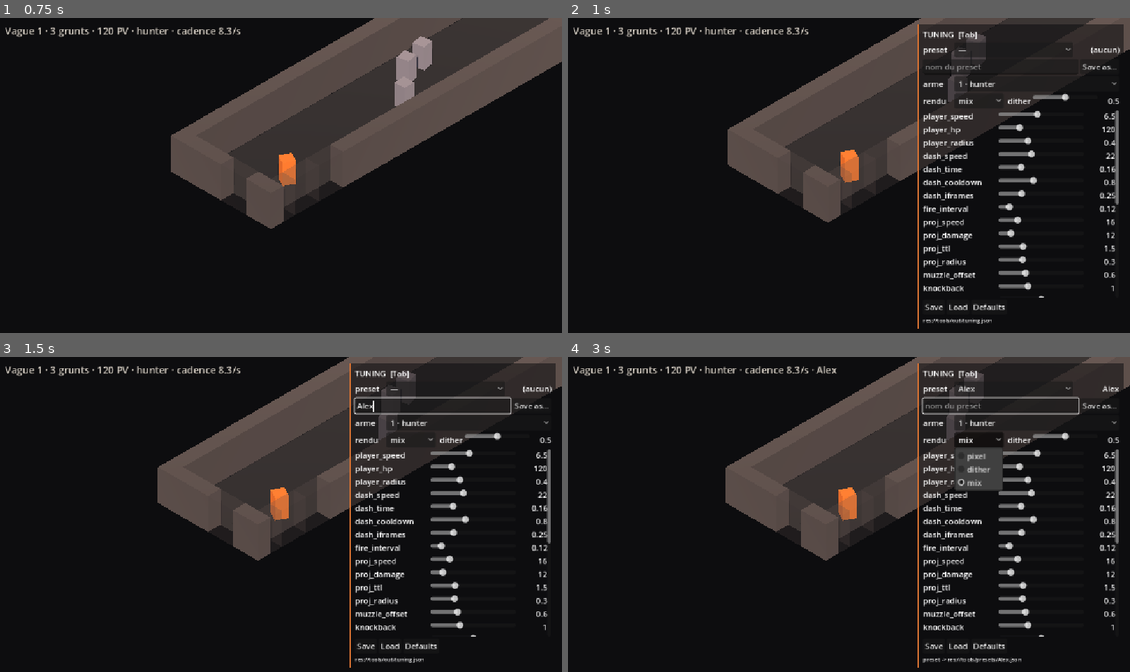
Above: before the commit, frames 1-4 (two rows, left to right).
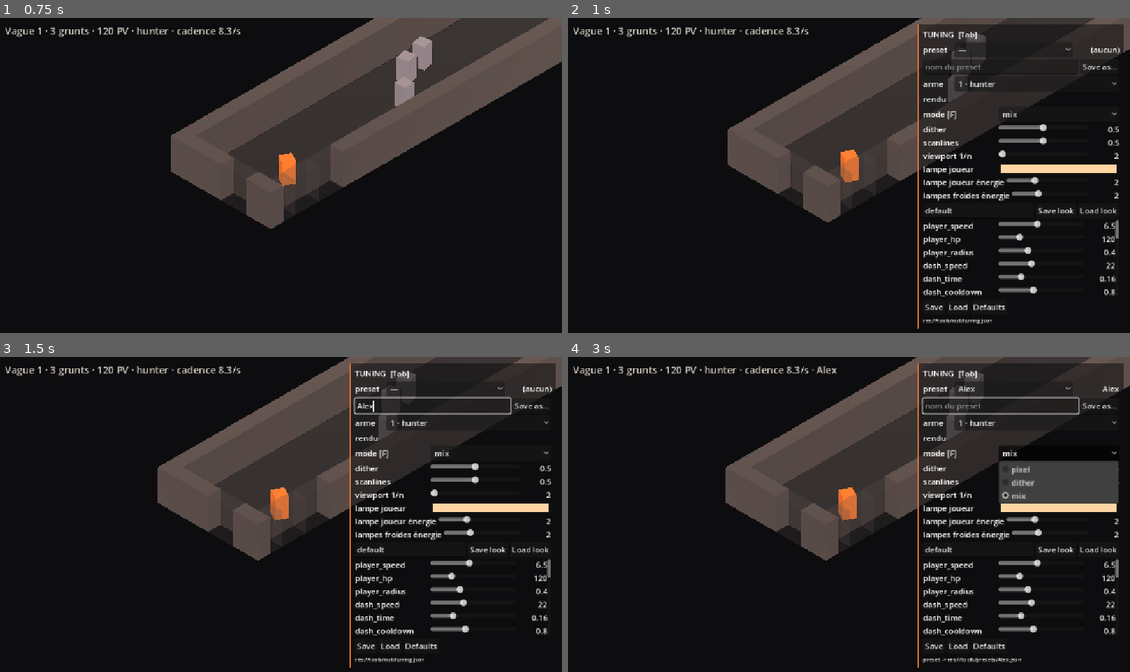
Above: after the commit, the same moments.

Repository: lelabodetho/strate
Game: Godot game, scene res://scenes/test/harness.tscn
Same seed, same stepped clock (60 frames per second), same inputs: the game is played once before the commit and once after it.
Inputs (mouse positions are in pixels of both pictures, inside the frame that each line leads up to):
- Up to frame 1 (0.75 s): tap Enter at 0.5 s; move the mouse to (404, 159) at 0.52 s; hold D (move_right) from 0.53 s (still down); tap F at 0.6 s
- Up to frame 2 (1 s): keep holding D (move_right); tap Tab at 0.8 s
- Up to frame 3 (1.5 s): release D (move_right) at 1.25 s; click (432, 404) at 1.27 s; type "Alex" at 1.35 s
- Up to frame 4 (3 s): click "Save as…" at 2 s; click "mix" at 2.75 s

Frame 1 is identical in both runs. In frame 2, 5.1% of the frame differs, in the area x 63-99%, y 23-89%; in frame 3, 5.0%; in frame 4, 8.3%.

Commit message:
Look presets: render settings in the panel, saved as look_<name>.json
Look (src/view/look.gd, view-side): filter mode, dither, scanlines, viewport
scale 1/2..1/4, player light colour and energy, cold lights energy. The
"rendu" block of the tuning panel edits it (one row per value, colour
picker for the lamp), Save look / Load look write and read
tools/presets/look_<name>.json; render_test loads look_default.json at
startup when it exists, --look=<name> picks another. GameState holds the
Look instead of two ad-hoc render fields; render_test.gd applies it every
frame to the shaders, the containers' stretch_shrink and the lights in both
worlds. Scanlines are a shader uniform now, applied in every mode (0 = off,
0.5 = the mix preview's 0.86). Nothing in the sim.

Also commits Tho's brief update closing J2c.

Co-Authored-By: Claude Fable 5.1 <noreply@anthropic.com>

Diff:
--- a/scenes/test/render_test.gd
+++ b/scenes/test/render_test.gd
@@ -22,6 +22,8 @@
 @onready var occluder: LevelView = $EntityContainer/EntityVP/Occluder
 @onready var world_view: WorldView = $EntityContainer/EntityVP/WorldView
 @onready var player_lights: Array[OmniLight3D] = [$WorldContainer/WorldVP/PlayerLight, $EntityContainer/EntityVP/PlayerLight]
+@onready var cold_lights: Array[OmniLight3D] = [$WorldContainer/WorldVP/RoomLightA, $WorldContainer/WorldVP/RoomLightB,
+	$EntityContainer/EntityVP/RoomLightA, $EntityContainer/EntityVP/RoomLightB]
 @onready var input: PlayerInput = $PlayerInput
 @onready var tuning_panel: TuningPanel = $TuningPanel
 
@@ -35,7 +37,7 @@
 	world_view.sync(w)
 	cam.position = _cam_target()
 	_sync_cameras()
-	_apply_filter()
+	_apply_look()
 	GameState.capturing.connect(_dump_viewports)
 
 ## Capture mode: the raw low-res world and entity viewports, before the filter.
@@ -56,14 +58,26 @@
 	entity_cam.near = cam.near
 	entity_cam.far = cam.far
 
-func _apply_filter() -> void:
+## Push GameState.look onto the shaders, the viewports and the lights.
+func _apply_look() -> void:
+	var look: Look = GameState.look
 	var m := world_container.material as ShaderMaterial
-	m.set_shader_parameter("mode", GameState.RENDER_MODES.find(GameState.render_mode))
-	m.set_shader_parameter("dither_strength", GameState.render_dither)
+	m.set_shader_parameter("mode", look.mode_index())
+	m.set_shader_parameter("dither_strength", look.dither)
+	m.set_shader_parameter("scanlines", look.scanlines)
 	var e := entity_container.material as ShaderMaterial
 	e.set_shader_parameter("mode", 0)
+	e.set_shader_parameter("scanlines", look.scanlines)
 	e.set_shader_parameter("key_transparent", true)
 	e.set_shader_parameter("key_color", LevelView.KEY_COLOR)
+	for c in [world_container, entity_container]:
+		if c.stretch_shrink != look.viewport_scale:
+			c.stretch_shrink = look.viewport_scale
+	for l in player_lights:
+		l.light_color = look.player_light_color
+		l.light_energy = look.player_light_energy
+	for l in cold_lights:
+		l.light_energy = look.cold_light_energy
 
 func _process(dt: float) -> void:
 	cam.position = cam.position.lerp(_cam_target(), 1.0 - exp(-CAM_SMOOTH * dt))
@@ -72,7 +86,7 @@
 	if p != null:
 		for l in player_lights:
 			l.position = Vector3(p.pos.x, PLAYER_LIGHT_HEIGHT, p.pos.y)
-	_apply_filter()
+	_apply_look()
 
 func _physics_process(dt: float) -> void:
 	GameState.paused = tuning_panel.is_open()
--- a/src/game_state.gd
+++ b/src/game_state.gd
@@ -18,12 +18,12 @@
 ##   --reset=<frame>       call reset_waves() on that capture frame
 ##   --drop=x,z            put a servo_trigger on the floor at start (tests the pickup flow)
 ##   --weapon=<name>       hunter | brute | technomancer
+##   --look=<name>         render_test only: load tools/presets/look_<name>.json (default: "default")
 ##   --mode=<name>         render_test only: pixel | dither | mix (tools/snap.sh picks that scene)
 ##   --dither=<f>          render_test only: dither strength 0..1
 ##   --preset=<name>       apply tools/presets/<name>.json at start
 
 const TUNING_PATH := "res://tools/out/tuning.json"
-const RENDER_MODES := ["pixel", "dither", "mix"]
 const PRESET_DIR := "res://tools/presets"
 
 var world: SimWorld
@@ -31,10 +31,10 @@
 var paused: bool = false   # set by the scene while the tuning panel is open; the sim does not step
 var preset_name: String = ""   # last preset applied or saved; "" = none
 var preset_dirty: bool = false # a slider moved since the preset was applied
-# Render test settings (not sim tuning): the filter mode of the world layer and the dither
-# strength. The panel edits them, F cycles the mode, render_test.gd applies them.
-var render_mode: String = "mix"
-var render_dither: float = 0.5
+# Render test look (not sim tuning): filter, scanlines, viewport scale, lights. The panel
+# edits it, F cycles the mode, render_test.gd applies it every frame.
+var look := Look.new()
+var look_name: String = Look.DEFAULT_NAME
 var render_scene: bool = false   # set by render_test.gd so the HUD shows the mode
 var _args: Dictionary = {}
 var _frames_left: int = -1
@@ -57,10 +57,12 @@
 	_args = _parse_args()
 	var seed := int(_args.get("seed", "1"))
 	debug = _args.has("debug")
-	if _args.has("mode") and RENDER_MODES.has(String(_args["mode"])):
-		render_mode = String(_args["mode"])
+	look_name = String(_args.get("look", Look.DEFAULT_NAME))
+	look.load_file(Look.path(look_name))
+	if _args.has("mode"):
+		look.apply({"mode": String(_args["mode"])})
 	if _args.has("dither"):
-		render_dither = clampf(float(_args["dither"]), 0.0, 1.0)
+		look.apply({"dither": float(_args["dither"])})
 	# Reference gameplay values live in tools/out/tuning.json; defaults otherwise.
 	world = SimWorld.new(seed, null, SimTuning.load_file(TUNING_PATH))
 	if _args.has("preset"):
@@ -195,15 +197,22 @@
 func set_weapon(name: String) -> void:
 	world.set_weapon(name)
 
-func set_render_mode(name: String) -> void:
-	if RENDER_MODES.has(name):
-		render_mode = name
-
 func cycle_render_mode() -> void:
-	render_mode = RENDER_MODES[(RENDER_MODES.find(render_mode) + 1) % RENDER_MODES.size()]
-
-func set_render_dither(v: float) -> void:
-	render_dither = clampf(v, 0.0, 1.0)
+	look.mode = Look.MODES[(look.mode_index() + 1) % Look.MODES.size()]
+
+func save_look(name: String) -> bool:
+	name = name.strip_edges().validate_filename()
+	if name.is_empty():
+		return false
+	look_name = name
+	return look.save_file(Look.path(name))
+
+func load_look(name: String) -> bool:
+	name = name.strip_edges().validate_filename()
+	if name.is_empty():
+		return false
+	look_name = name
+	return look.load_file(Look.path(name))
 
 func reset_tuning() -> void:
 	world.tuning = SimTuning.new()
--- a/src/ui/hud.gd
+++ b/src/ui/hud.gd
@@ -68,7 +68,7 @@
 	if not preset.is_empty():
 		line += " · " + preset
 	if GameState.render_scene:
-		line += " · rendu %s [F]" % GameState.render_mode
+		line += " · rendu %s [F]" % GameState.look.mode
 	_wave_label.text = line
 	var lines := PackedStringArray()
 	for it in w.picked_items:
--- a/src/ui/tuning_panel.gd
+++ b/src/ui/tuning_panel.gd
@@ -16,8 +16,10 @@
 var _save_as_name: LineEdit
 var _weapons: OptionButton
 var _modes: OptionButton
-var _dither: HSlider
-var _dither_value: Label
+var _look_sliders: Dictionary = {}  # key -> HSlider
+var _look_values: Dictionary = {}   # key -> Label
+var _look_color: ColorPickerButton
+var _look_name: LineEdit
 
 func _ready() -> void:
 	layer = 10
@@ -89,37 +91,54 @@
 	_weapons.item_selected.connect(func(i: int): GameState.set_weapon(WeaponProfile.NAMES[i]))
 	weapon_row.add_child(_weapons)
 
-	# Render filter (render_test scene only; F cycles the mode). Not part of the sim tuning.
-	var render_row := HBoxContainer.new()
-	vbox.add_child(render_row)
-	var render_title := Label.new()
-	render_title.text = "rendu"
-	render_title.custom_minimum_size.x = 60
-	render_row.add_child(render_title)
+	# Look (render_test scene only; F cycles the mode). View-side settings, not sim tuning:
+	# filter mode, dither, scanlines, viewport scale, lights. Saved as tools/presets/look_<name>.json.
+	var look_title := Label.new()
+	look_title.text = "rendu"
+	vbox.add_child(look_title)
+	var mode_row := HBoxContainer.new()
+	vbox.add_child(mode_row)
+	var mode_title := Label.new()
+	mode_title.text = "mode [F]"
+	mode_title.custom_minimum_size.x = ROW_LABEL_W
+	mode_row.add_child(mode_title)
 	_modes = OptionButton.new()
-	_modes.custom_minimum_size.x = 100
+	_modes.size_flags_horizontal = Control.SIZE_EXPAND_FILL
 	_modes.focus_mode = Control.FOCUS_NONE
-	for i in GameState.RENDER_MODES.size():
-		_modes.add_item(GameState.RENDER_MODES[i], i)
-	_modes.item_selected.connect(func(i: int): GameState.set_render_mode(GameState.RENDER_MODES[i]))
-	render_row.add_child(_modes)
-	var dither_title := Label.new()
-	dither_title.text = " dither"
-	render_row.add_child(dither_title)
-	_dither = HSlider.new()
-	_dither.min_value = 0.0
-	_dither.max_value = 1.0
-	_dither.step = 0.05
-	_dither.size_flags_horizontal = Control.SIZE_EXPAND_FILL
-	_dither.focus_mode = Control.FOCUS_NONE
-	_dither.value_changed.connect(func(v: float):
-		GameState.set_render_dither(v)
-		_dither_value.text = _fmt(v))
-	render_row.add_child(_dither)
-	_dither_value = Label.new()
-	_dither_value.custom_minimum_size.x = 40
-	_dither_value.horizontal_alignment = HORIZONTAL_ALIGNMENT_RIGHT
-	render_row.add_child(_dither_value)
+	for i in Look.MODES.size():
+		_modes.add_item(Look.MODES[i], i)
+	_modes.item_selected.connect(func(i: int): GameState.look.mode = Look.MODES[i])
+	mode_row.add_child(_modes)
+	_look_slider(vbox, "dither", "dither")
+	_look_slider(vbox, "scanlines", "scanlines")
+	_look_slider(vbox, "viewport_scale", "viewport 1/n")
+	var color_row := HBoxContainer.new()
+	vbox.add_child(color_row)
+	var color_title := Label.new()
+	color_title.text = "lampe joueur"
+	color_title.custom_minimum_size.x = ROW_LABEL_W
+	color_row.add_child(color_title)
+	_look_color = ColorPickerButton.new()
+	_look_color.size_flags_horizontal = Control.SIZE_EXPAND_FILL
+	_look_color.focus_mode = Control.FOCUS_NONE
+	_look_color.edit_alpha = false
+	_look_color.color_changed.connect(func(c: Color): GameState.look.player_light_color = c)
+	color_row.add_child(_look_color)
+	_look_slider(vbox, "player_light_energy", "lampe joueur énergie")
+	_look_slider(vbox, "cold_light_energy", "lampes froides énergie")
+	var look_row3 := HBoxContainer.new()
+	vbox.add_child(look_row3)
+	_look_name = LineEdit.new()
+	_look_name.placeholder_text = "look_<nom>.json"
+	_look_name.size_flags_horizontal = Control.SIZE_EXPAND_FILL
+	_look_name.text_submitted.connect(func(_t): _on_look_save())
+	look_row3.add_child(_look_name)
+	for b in [["Save look", _on_look_save], ["Load look", _on_look_load]]:
+		var btn := Button.new()
+		btn.text = b[0]
+		btn.focus_mode = Control.FOCUS_NONE
+		btn.pressed.connect(b[1])
+		look_row3.add_child(btn)
 
 	var scroll := ScrollContainer.new()
 	scroll.size_flags_vertical = Control.SIZE_EXPAND_FILL
@@ -194,10 +213,62 @@
 		if names[i] == GameState.preset_name:
 			_presets.select(i + 1)
 	_weapons.select(WeaponProfile.NAMES.find(GameState.world.weapon.name))
-	_modes.select(GameState.RENDER_MODES.find(GameState.render_mode))
-	_dither.set_value_no_signal(GameState.render_dither)
-	_dither_value.text = _fmt(GameState.render_dither)
+	_refresh_look()
 	_refresh_preset_label()
+
+## One row for a Look spec, laid out like the tuning rows: label, slider, value.
+func _look_slider(parent: Control, key: String, label: String) -> void:
+	var spec: Array = Look.SPECS.filter(func(x): return x[0] == key)[0]
+	var row := HBoxContainer.new()
+	parent.add_child(row)
+	var l := Label.new()
+	l.text = label
+	l.custom_minimum_size.x = ROW_LABEL_W
+	row.add_child(l)
+	var sl := HSlider.new()
+	sl.min_value = spec[1]
+	sl.max_value = spec[2]
+	sl.step = spec[3]
+	sl.size_flags_horizontal = Control.SIZE_EXPAND_FILL
+	sl.focus_mode = Control.FOCUS_NONE
+	sl.value_changed.connect(func(v: float):
+		GameState.look.apply({key: v})
+		_look_values[key].text = _fmt(v))
+	row.add_child(sl)
+	var v := Label.new()
+	v.custom_minimum_size.x = VALUE_W
+	v.horizontal_alignment = HORIZONTAL_ALIGNMENT_RIGHT
+	row.add_child(v)
+	_look_sliders[key] = sl
+	_look_values[key] = v
+
+func _refresh_look() -> void:
+	var look: Look = GameState.look
+	_modes.select(look.mode_index())
+	for key in _look_sliders:
+		var v: float = float(look.get(key))
+		_look_sliders[key].set_value_no_signal(v)
+		_look_values[key].text = _fmt(v)
+	_look_color.color = look.player_light_color
+	if _look_name.text.is_empty():
+		_look_name.text = GameState.look_name
+
+func _on_look_save() -> void:
+	var name := _look_name.text.strip_edges()
+	if name.is_empty():
+		name = GameState.look_name
+	_status.text = ("look -> " if GameState.save_look(name) else "look save FAILED: ") + Look.path(name)
+	_look_name.text = GameState.look_name
+
+func _on_look_load() -> void:
+	var name := _look_name.text.strip_edges()
+	if name.is_empty():
+		name = GameState.look_name
+	if GameState.load_look(name):
+		_refresh_look()
+		_status.text = "look <- " + Look.path(name)
+	else:
+		_status.text = "look introuvable: " + Look.path(name)
 
 func _refresh_preset_label() -> void:
 	var l := GameState.preset_label()
--- /dev/null
+++ b/src/view/look.gd
@@ -0,0 +1,67 @@
+class_name Look
+extends RefCounted
+## The render test's look: post filter and lighting parameters. View-side only, nothing here
+## touches the sim. Edited from the "rendu" block of the tuning panel, saved as
+## tools/presets/look_<name>.json; render_test loads look_default.json at startup if present.
+
+const MODES := ["pixel", "dither", "mix"]
+# [key, min, max, step] — numeric sliders of the panel; also clamps loaded files.
+const SPECS := [
+	["dither", 0.0, 1.0, 0.05],
+	["scanlines", 0.0, 1.0, 0.05],
+	["viewport_scale", 2.0, 4.0, 1.0],
+	["player_light_energy", 0.0, 6.0, 0.1],
+	["cold_light_energy", 0.0, 6.0, 0.1],
+]
+const DIR := "res://tools/presets"
+const DEFAULT_NAME := "default"
+
+var mode: String = "mix"
+var dither := 0.5             # Bayer threshold spread (dither) / jitter amplitude (mix)
+var scanlines := 0.5          # 0 = none, 1 = every third screen row at 72 %
+var viewport_scale := 2       # the 3D viewports render at 1/scale of the window
+var player_light_color := Color(1.0, 0.84, 0.64)
+var player_light_energy := 2.0
+var cold_light_energy := 2.0
+
+static func path(name: String) -> String:
+	return DIR.path_join("look_" + name + ".json")
+
+func mode_index() -> int:
+	return maxi(0, MODES.find(mode))
+
+func to_dict() -> Dictionary:
+	var d := {"mode": mode, "player_light_color": player_light_color.to_html(false)}
+	for s in SPECS:
+		d[s[0]] = get(s[0])
+	return d
+
+## Known keys only, numbers clamped to their spec range.
+func apply(d: Dictionary) -> void:
+	if d.has("mode") and MODES.has(String(d.mode)):
+		mode = String(d.mode)
+	if d.has("player_light_color") and Color.html_is_valid(String(d.player_light_color)):
+		player_light_color = Color.html(String(d.player_light_color))
+	for s in SPECS:
+		if d.has(s[0]):
+			var v := clampf(float(d[s[0]]), s[1], s[2])
+			set(s[0], int(v) if s[0] == "viewport_scale" else v)
+
+func save_file(p: String) -> bool:
+	DirAccess.make_dir_recursive_absolute(ProjectSettings.globalize_path(DIR))
+	var f := FileAccess.open(p, FileAccess.WRITE)
+	if f == null:
+		return false
+	f.store_string(JSON.stringify(to_dict(), "  "))
+	f.close()
+	return true
+
+## True if the file existed and parsed; the look is left untouched otherwise.
+func load_file(p: String) -> bool:
+	if not FileAccess.file_exists(p):
+		return false
+	var parsed = JSON.parse_string(FileAccess.get_file_as_string(p))
+	if not parsed is Dictionary:
+		return false
+	apply(parsed)
+	return true
--- a/src/view/post_filter.gdshader
+++ b/src/view/post_filter.gdshader
@@ -5,12 +5,14 @@
 //   mode 0 pixel   : nearest palette colour, accents (warm, saturated) on the accent ramp
 //   mode 1 dither  : three greys (dark / mid / light) through a Bayer 8x8 threshold, accent
 //                    dithered against dark so the volume stays
-//   mode 2 mix     : palette, Bayer jitter on the mid tones only, light scanlines
+//   mode 2 mix     : palette, Bayer jitter on the mid tones only
+// Scanlines (uniform) darken every third screen row in every mode; 0.5 is the preview's 0.86.
 // The entity layer uses mode 0 with key_transparent: pixels in the key colour (level geometry
 // drawn as occluder) and empty pixels become transparent so the world shows through.
 
 uniform int mode : hint_range(0, 2) = 0;
 uniform float dither_strength : hint_range(0.0, 1.0) = 0.5;
+uniform float scanlines : hint_range(0.0, 1.0) = 0.5;   // every third screen row darkened, 0 = off
 uniform bool key_transparent = false;
 uniform vec3 key_color : source_color = vec3(1.0, 0.0, 1.0);
 
@@ -104,11 +106,11 @@
 		float amp = 0.18 * dither_strength;
 		vec3 jit = (l > 0.06 && l < 0.75) ? c + (b - 0.5) * amp : c;
 		outc = is_accent(c) ? nearest_acc(c) : nearest_steel(clamp(jit, 0.0, 1.0));
-		if ((int(FRAGCOORD.y) % 3) == 0) {
-			outc *= 0.86;
-		}
 	} else {
 		outc = is_accent(c) ? nearest_acc(c) : nearest_steel(c);
 	}
+	if ((int(FRAGCOORD.y) % 3) == 0) {
+		outc *= 1.0 - 0.28 * scanlines;
+	}
 	COLOR = empty ? vec4(0.0) : vec4(outc, key_transparent ? src.a : 1.0);
 }
Not shown, added: src/view/look.gd.uid
Not shown, changed: CLAUDE.md
Not shown, changed: docs/brief.md
Not shown, changed: docs/greybox-kit.md
